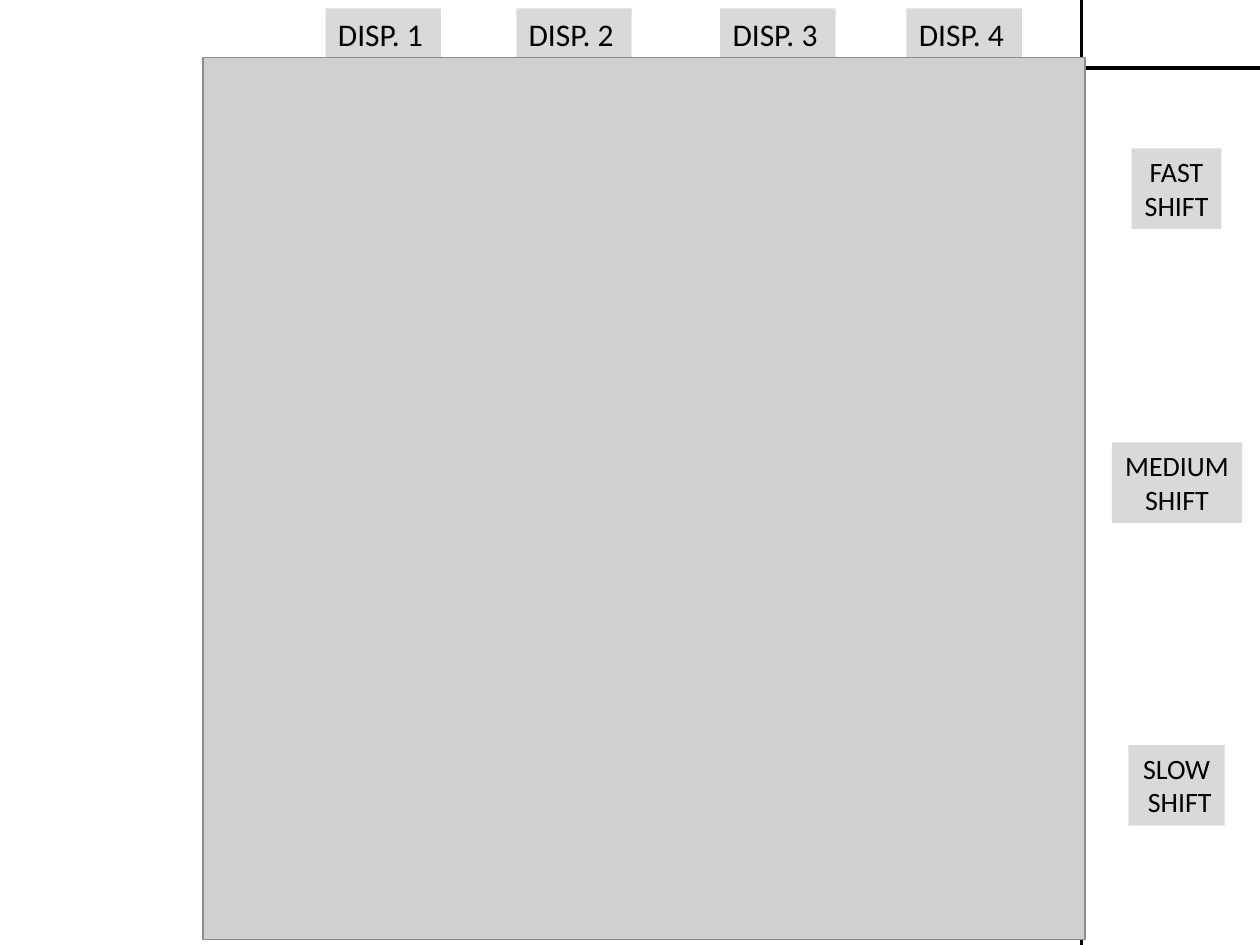
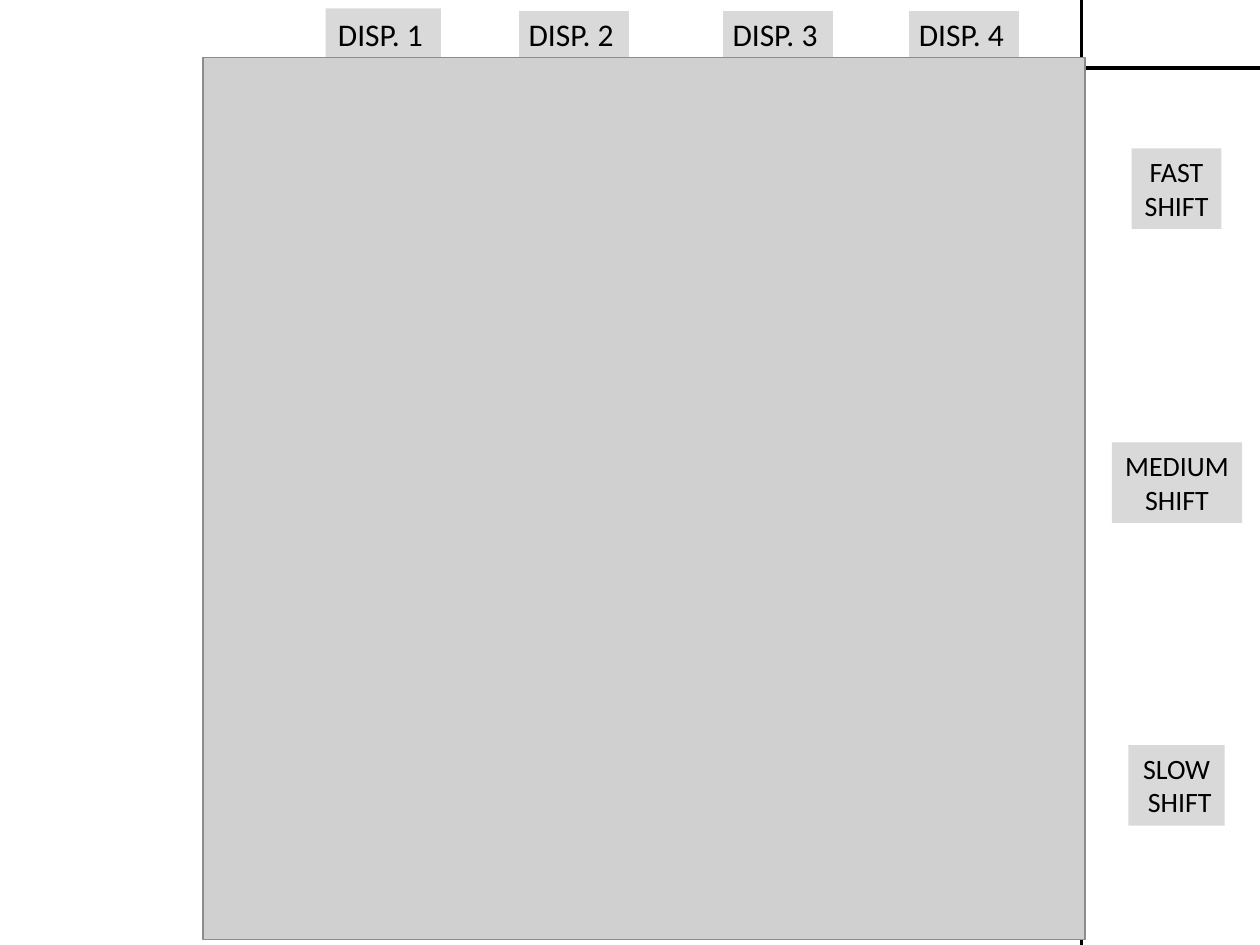
Before and after one commit to annaeklof/rangeshift_single_species, a slide deck: slide 4 of Figures/midFigs.pptx. Drawn at 1260x945 pixels with LibreOffice and Linux fonts; fonts in the diff are those of the drawing; grey boxes stand for pictures. Boxes give left, top, right and bottom in pixels: in the first picture for what was removed or moved away, otherwise in the second. Text is boxed around its words. In the diff, an @@ line names an element or a change of style, - is before the commit and + after.

```diff
--- a/Figures/midFigs.pptx
+++ b/Figures/midFigs.pptx
@@ outline none to #FFFFFF 3 pt in 3 elements at <box>721,9,837,59</box>, <box>906,9,1022,59</box>, <box>517,9,633,59</box> @@
```
Also in this commit, not shown: 8 other files.
